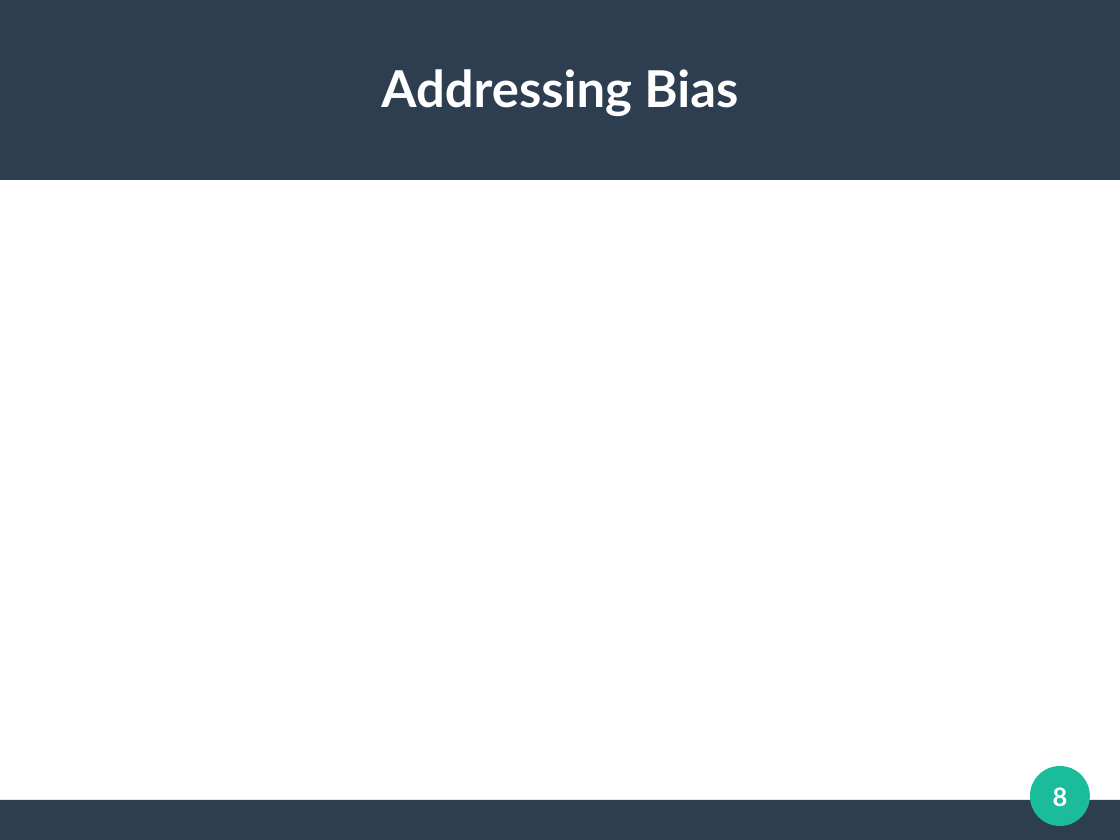
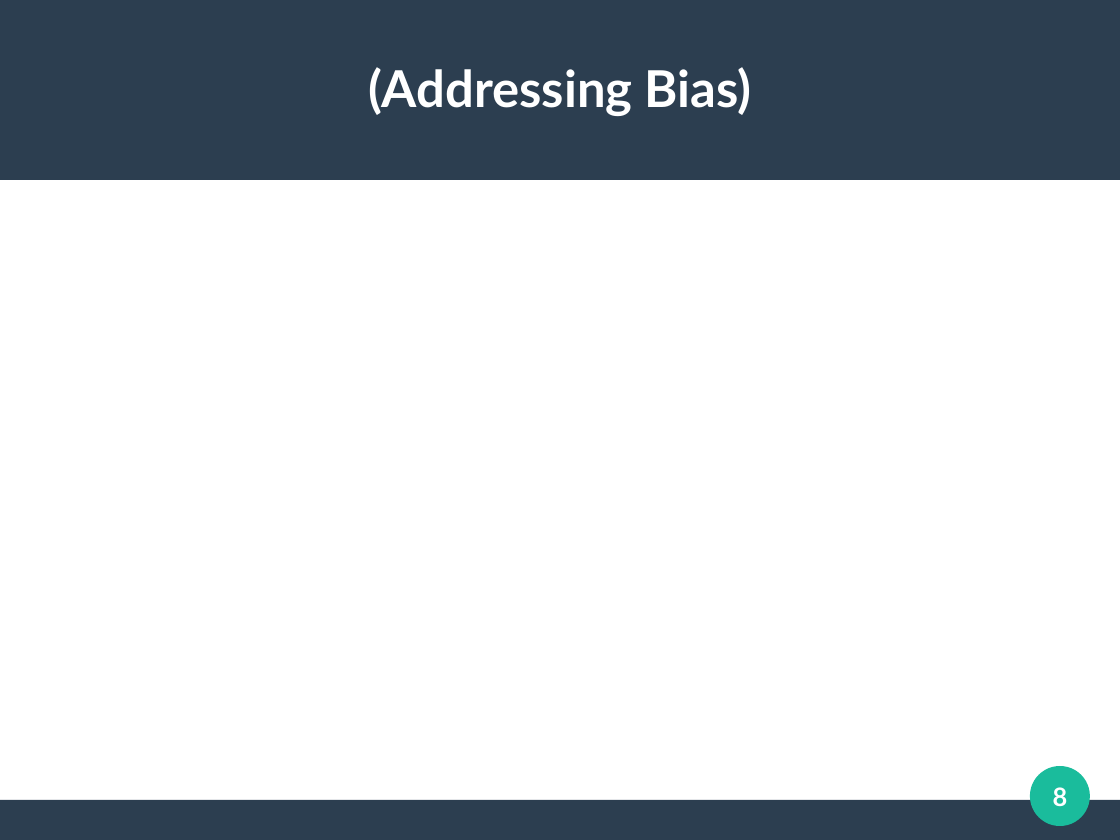
Before and after one commit to Maihoernchen/school, a slide deck: slide 8 of 5pk/ungefähreVorstelllung.odp. Drawn at 1120x840 pixels with LibreOffice and Linux fonts; fonts in the diff are those of the drawing. Boxes give left, top, right and bottom in pixels: in the first picture for what was removed or moved away, otherwise in the second. Text is boxed around its words. In the diff, an @@ line names an element or a change of style, - is before the commit and + after.

```diff
--- a/5pk/ungefähreVorstelllung.odp
+++ b/5pk/ungefähreVorstelllung.odp
@@ title at bbox=[368, 67, 752, 116]: text changed @@
-Addressing Bias
+(Addressing Bias)
```
Also in this commit, not shown: 1 other slide changed, 1 other file.
